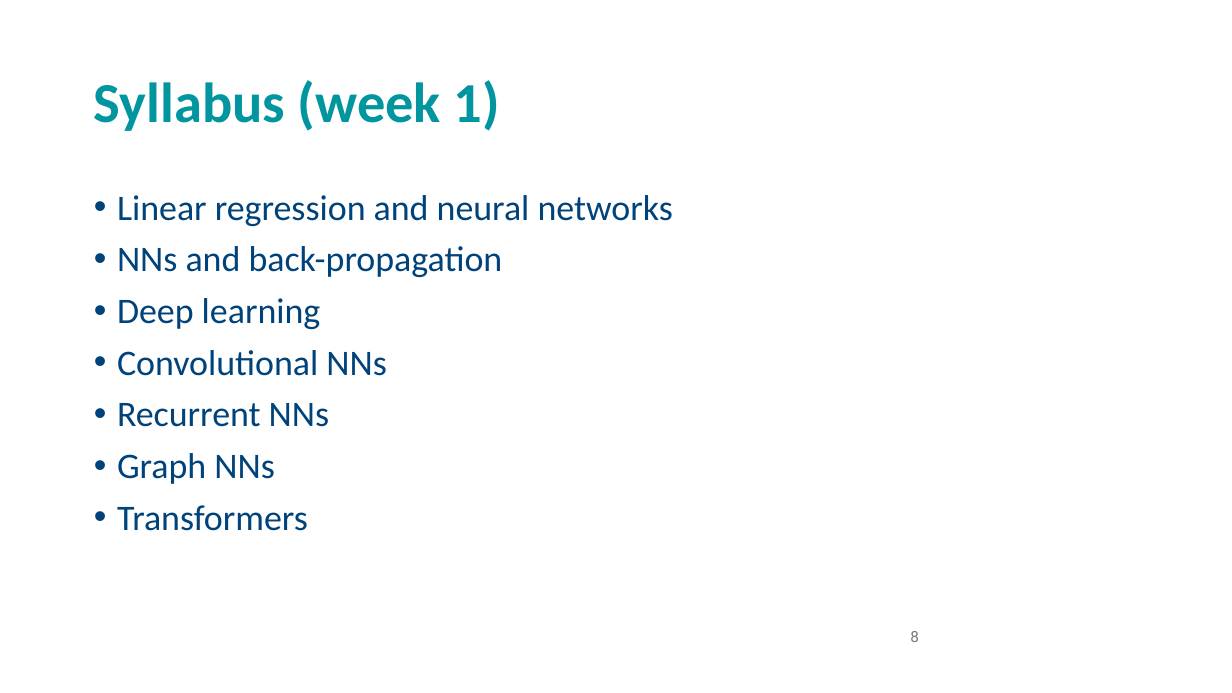
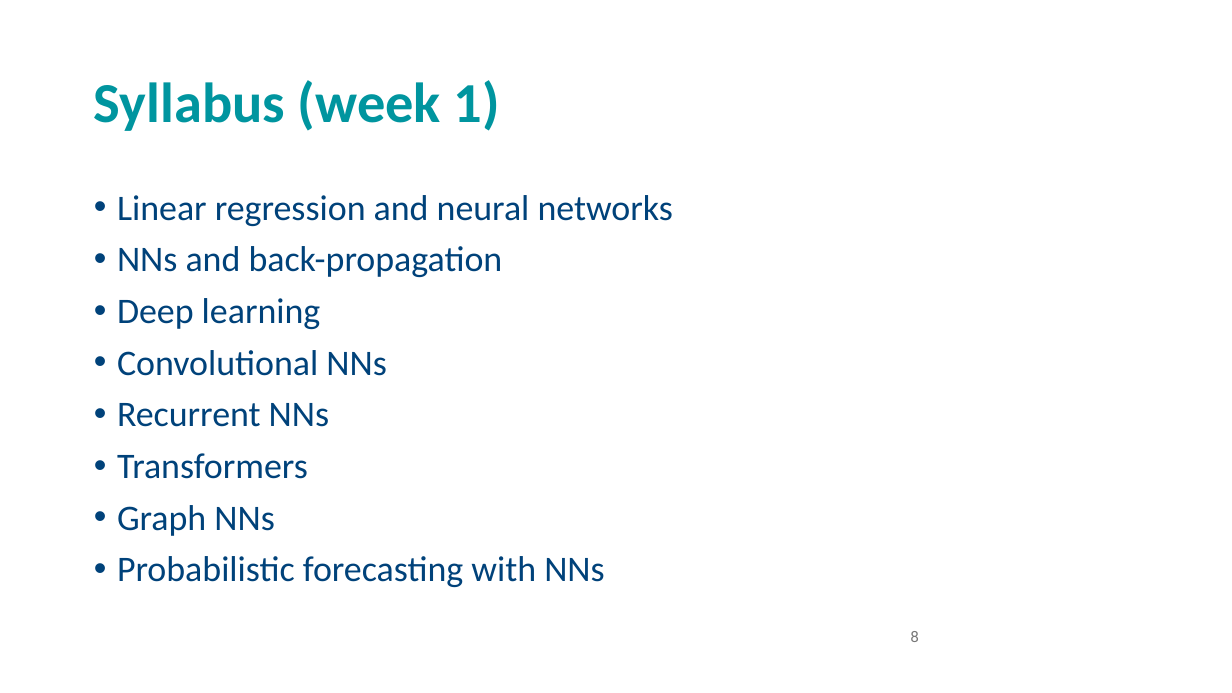
Before and after one commit to andrewcparnell/STAT41130, a slide deck: slide 8 of slides/day 1/D1C1_LR_NNs.pptx. Drawn at 1232x693 pixels with LibreOffice and Linux fonts; fonts in the diff are those of the drawing; background and template pictures are left out. Boxes give left, top, right and bottom in pixels: in the first picture for what was removed or moved away, otherwise in the second. Text is boxed around its words. In the diff, an @@ line names an element or a change of style, - is before the commit and + after.

```diff
--- a/slides/day 1/D1C1_LR_NNs.pptx
+++ b/slides/day 1/D1C1_LR_NNs.pptx
@@ text at (x1=117, y1=453, x2=308, y2=479): paragraph added @@
+• Transformers
@@ text at (x1=117, y1=556, x2=604, y2=587): text changed @@
-• Transformers
+• Probabilistic forecasting with NNs
```
Also in this commit, not shown: 8 other slides changed, 7 other files.
